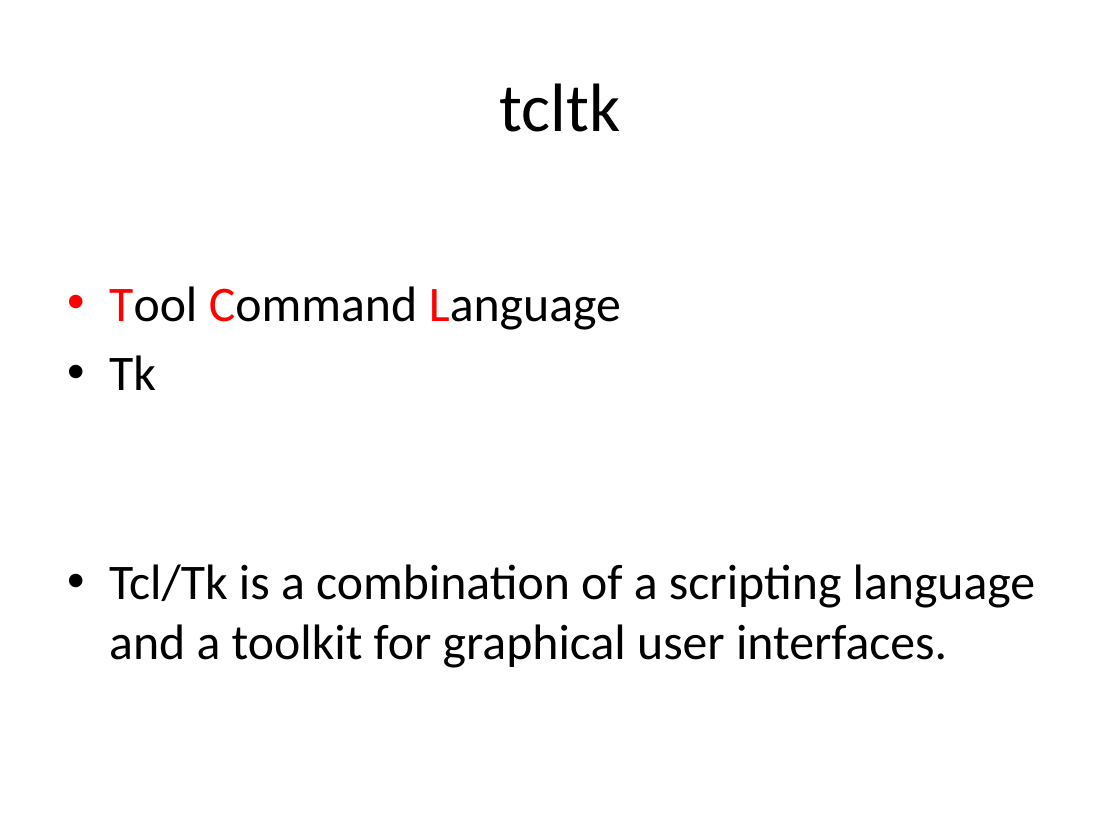
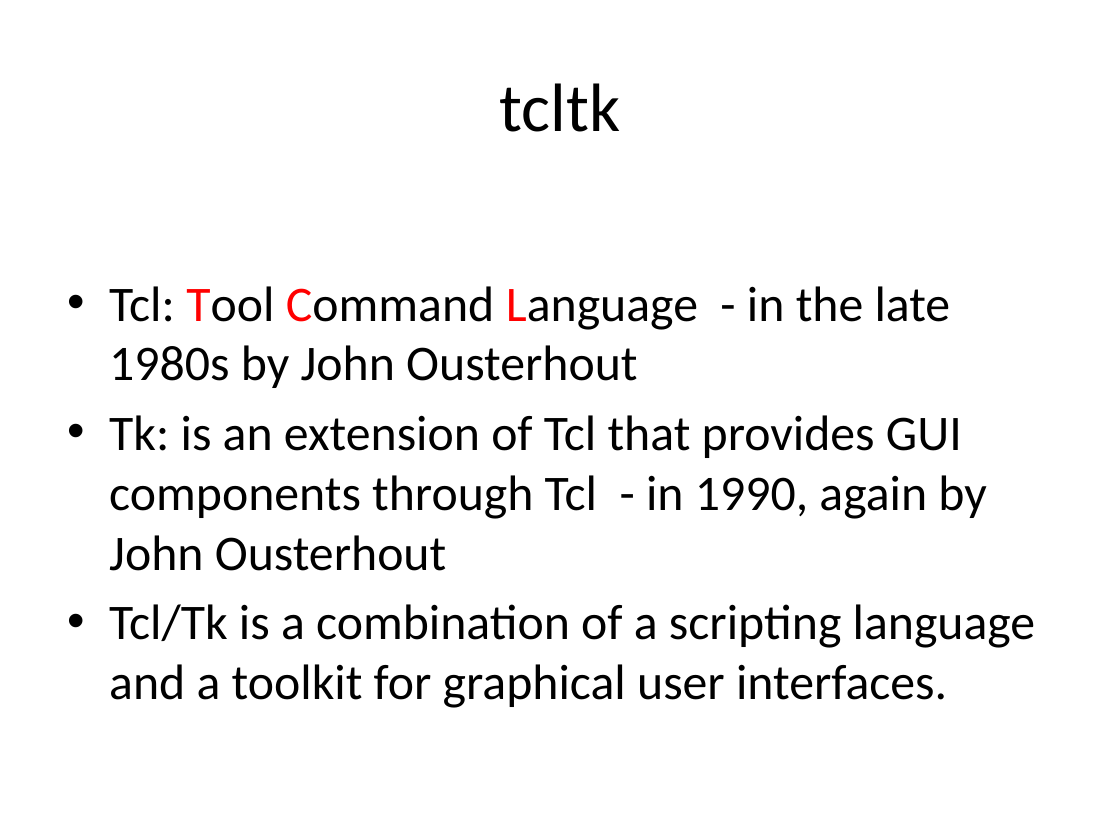
Before and after one commit to haoeric/haoeric.github.io, a slide deck: slide 3 of R GUI building .pptx. Drawn at 1120x840 pixels with LibreOffice and Linux fonts; fonts in the diff are those of the drawing. Boxes give left, top, right and bottom in pixels: in the first picture for what was removed or moved away, otherwise in the second. Text is boxed around its words. In the diff, an @@ line names an element or a change of style, - is before the commit and + after.

Commit message:
update R GUI

```diff
--- a/R GUI building .pptx
+++ b/R GUI building .pptx
@@ text at [109,286,986,571]: text changed @@
-• Tool Command Language
-• Tk
+• Tcl: Tool Command Language - in the late 1980s by John Ousterhout
+• Tk: is an extension of Tcl that provides GUI components through Tcl - in 1990, again by John Ousterhout
```
Also in this commit, not shown: 2 other slides changed, 2 slides added, 1 slide removed.
